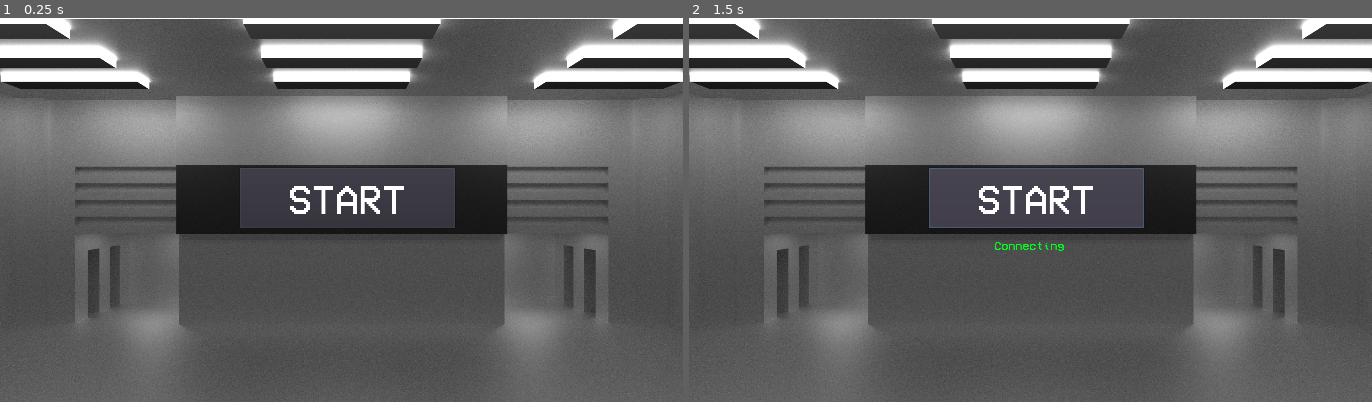
Above: before the commit, frames 1-2 (left to right).
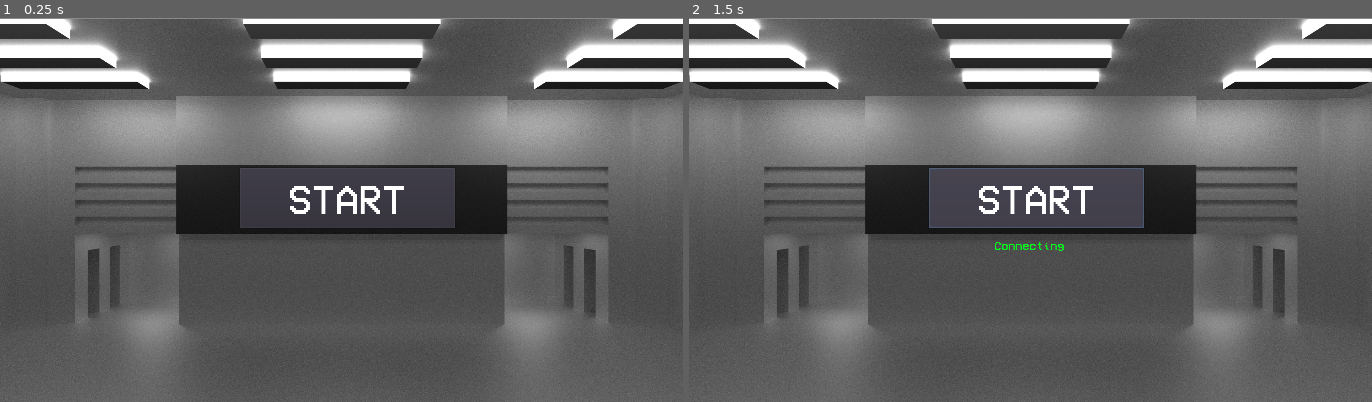
Above: after the commit, the same moments.

Repository: PabloCWI/BebotParanoia
Game: Godot game, scene res://Assets/Scenes/Root.tscn
Two runs of this game, one before a commit and one after it. Both use one fixed random seed, a clock stepped at 60 frames per second and the inputs below.
Inputs:
- Up to frame 1 (0.25 s): no input
- Up to frame 2 (1.5 s): click "START" at 0.5 s; click "START" at 1.25 s

The runs differ from the first frame. In frame 1, 0.3% of the frame differs, in the area x 0-100%, y 0-1%; in frame 2, 0.3%.

Commit message:
Changing ambiance color

Diff:
--- a/project.godot
+++ b/project.godot
@@ -49,5 +49,5 @@
 
 [rendering]
 
-environment/default_clear_color=Color( 1, 1, 1, 1 )
+environment/default_clear_color=Color( 0.542969, 0.542969, 0.542969, 1 )
 environment/default_environment="res://default_env.tres"
